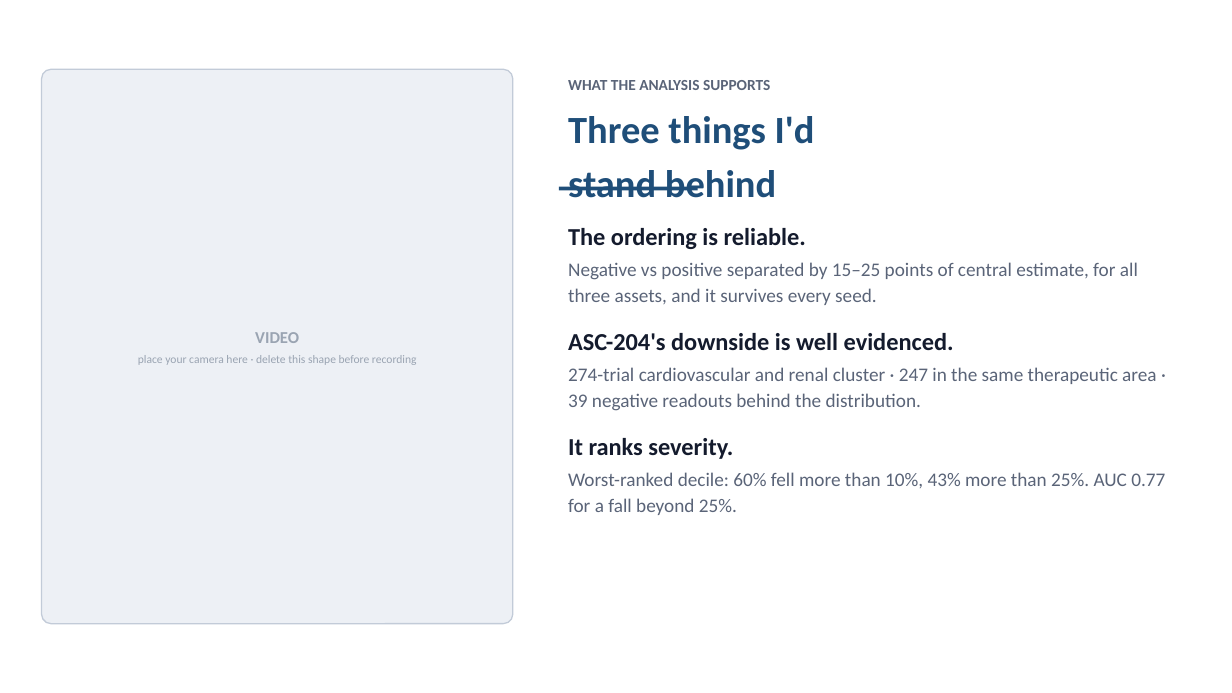
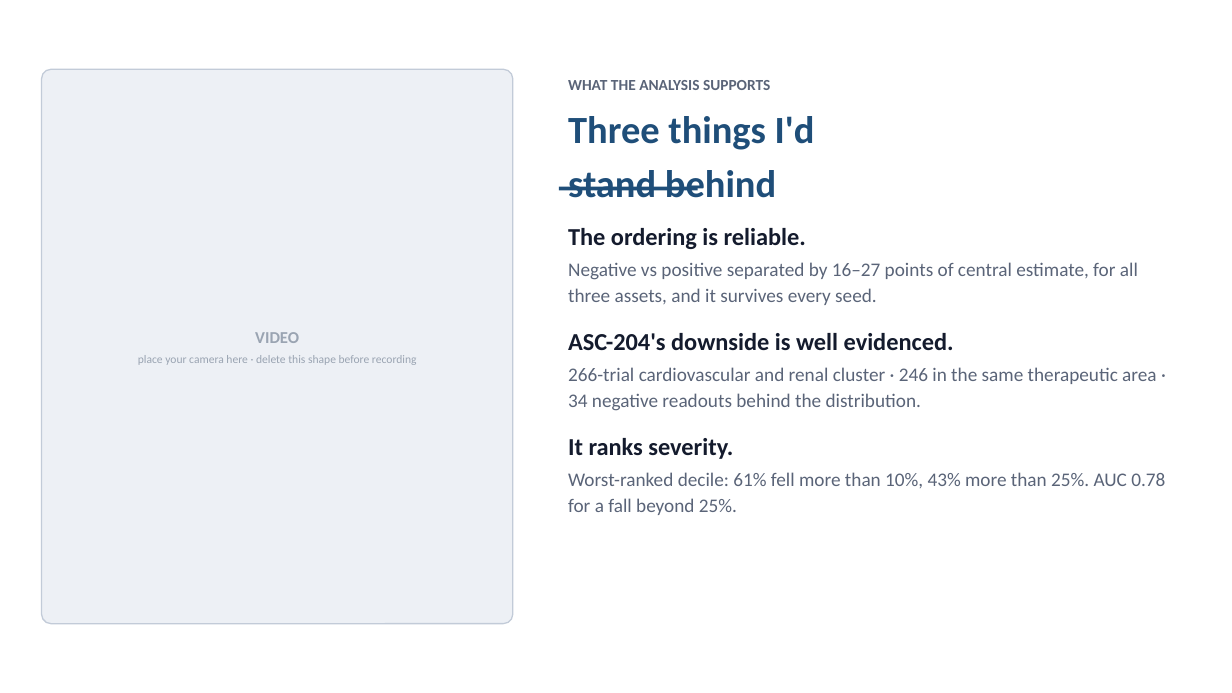
Before and after one commit to ruiruiruir/DSA_26S2, a slide deck: slide 3 of q5_video/Q5_handover_deck.pptx. Drawn at 1232x693 pixels with LibreOffice and Linux fonts; fonts in the diff are those of the drawing. Boxes give left, top, right and bottom in pixels: in the first picture for what was removed or moved away, otherwise in the second. Text is boxed around its words. In the diff, an @@ line names an element or a change of style, - is before the commit and + after.

```diff
--- a/q5_video/Q5_handover_deck.pptx
+++ b/q5_video/Q5_handover_deck.pptx
@@ text at (568,262,1138,305): text changed @@
-Negative vs positive separated by 15–25 points of central estimate, for all three assets, and it survives every seed.
+Negative vs positive separated by 16–27 points of central estimate, for all three assets, and it survives every seed.
@@ text at (568,367,1156,411): text changed @@
-274-trial cardiovascular and renal cluster · 247 in the same therapeutic area · 39 negative readouts behind the distribution.
+266-trial cardiovascular and renal cluster · 246 in the same therapeutic area · 34 negative readouts behind the distribution.
@@ text at (568,472,1165,515): text changed @@
-Worst-ranked decile: 60% fell more than 10%, 43% more than 25%. AUC 0.77 for a fall beyond 25%.
+Worst-ranked decile: 61% fell more than 10%, 43% more than 25%. AUC 0.78 for a fall beyond 25%.
```
Also in this commit, not shown: 3 other slides changed, 2 other files.
